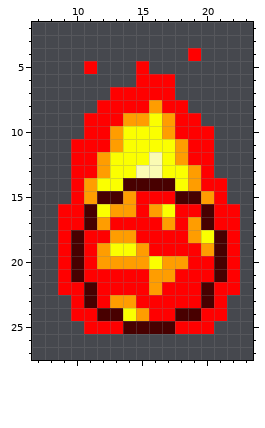
Pixel-art sprite, stored at SpaceInvaders/res/invaders/invader3/Invader3_Shot4.png. The first picture shows the starting point.
Shown: x 7..23, y 2..27.
And afterwards:
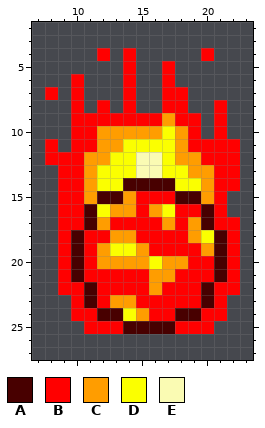
Palette (. is transparent): A #480000  B #ff0000  C #ff9d00  D #fbff00  E #fafbb3
Change:
file 96x96 -> 64x64 pixels (blocks of 3x3 -> 2x2; one block is one cell here)
The edit adds colour B in row 4 at x 12, 14 and 20; in row 5 at x 14 and 17; in row 6 at x 10 and 14; in row 7 at x 8, 10 and 18; in rows 8 to 10 at x 10 and 21; in row 11 at x 8 and 21 to 22.
The edit adds colour B in row 12 at x 8 to 9 and 21 to 22; in row 13 at x 9 and 21 to 22; in row 14 at x 9 and 22; in row 15 at x 9.
Colour C gives way to colour B in row 9 at x 14 to 15.
Colour D gives way to colour B in row 9 at x 16.
Colour B gives way to colour C in row 10 at x 12 and 18; in row 11 at x 12; in row 12 at x 11 and 19; in row 13 at x 11 and 20; in row 14 at x 20.
Colour D gives way to colour C in row 10 at x 14 to 16.
Colour C gives way to colour D in row 10 at x 17; in row 13 at x 12; in row 14 at x 19.
Colour D gives way to colour E in row 12 at x 15.
Colour B is removed in row 4 at x 19; in row 5 at x 11 and 15; in row 6 at x 15 to 16; in row 7 at x 13 and 15 to 16; in row 8 at x 13 and 15; in row 10 at x 20.
Colour B is removed in row 16 at x 22.
Colour C is removed in row 8 at x 16.
